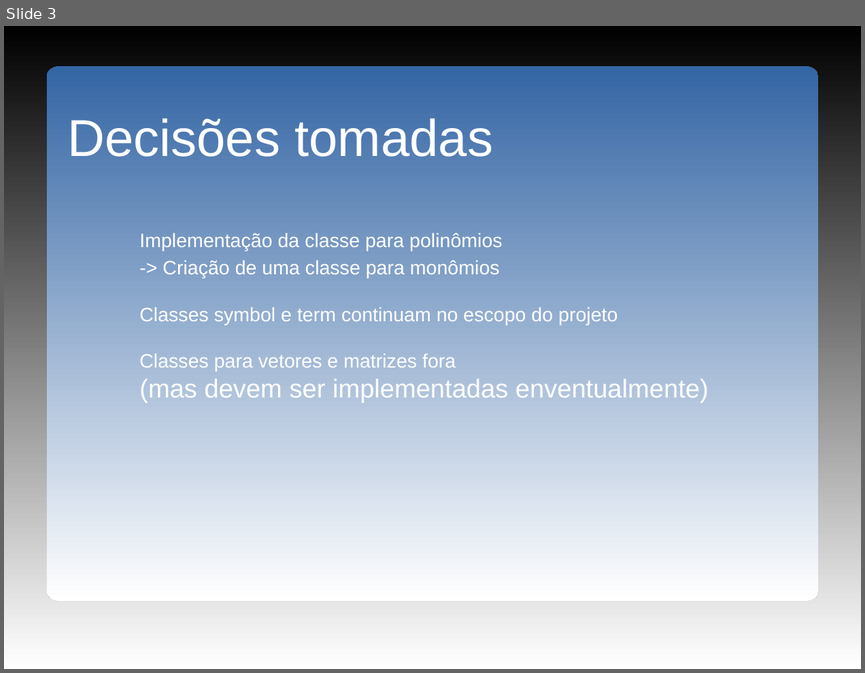
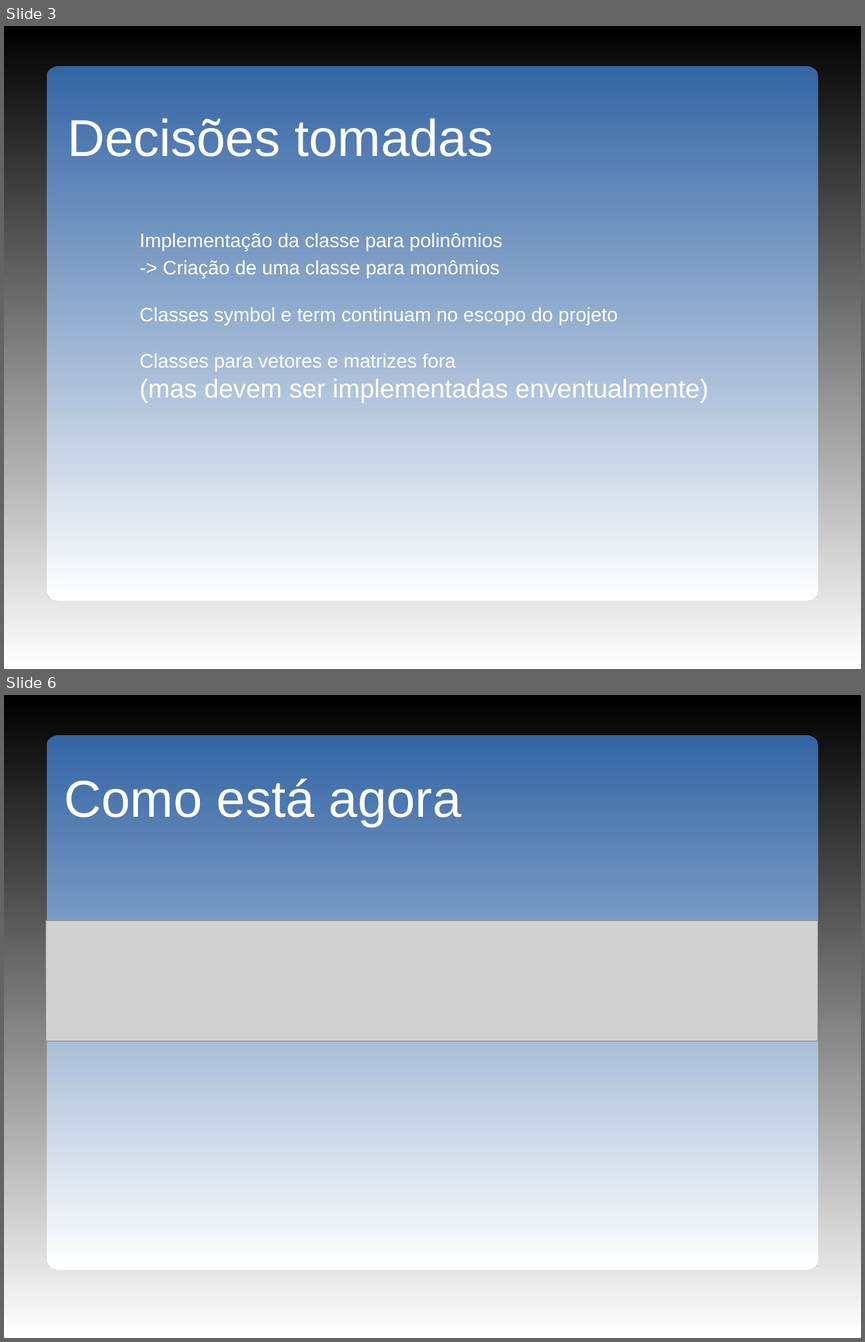
Before and after one commit to ArthurCarmo/mini-cas, a slide deck: doc/pmini-cas05.odp. Shown one above the other, each under a label of ours: slide 3 before the commit, slides 3 and 6 after it; the slides between them are not shown. The pictures are 865x673 and 865x1342 pixels, drawn with LibreOffice and Linux fonts; fonts in the diff are those of the drawing; grey boxes stand for pictures; background and template pictures are left out. Boxes give left, top, right and bottom in pixels: in the first picture for what was removed or moved away, otherwise in the second. Text is boxed around its words. In the diff, an @@ line names an element or a change of style, - is before the commit and + after.

```diff
--- a/doc/pmini-cas05.odp
+++ b/doc/pmini-cas05.odp
@@ slide 6 added at (x1=4, y1=695, x2=861, y2=1338), background gradient #000000 to #FFFFFF; not listed: 1 template element that a slide beside it also shows @@
@@ text added at (x1=65, y1=779, x2=462, y2=827), 48 pt, text #FFFFFF @@
+Como está agora
@@ picture added at (x1=46, y1=921, x2=818, y2=1041) @@
```
Also in this commit, not shown: 4 other slides added, 1 slide removed, 39 other files.
